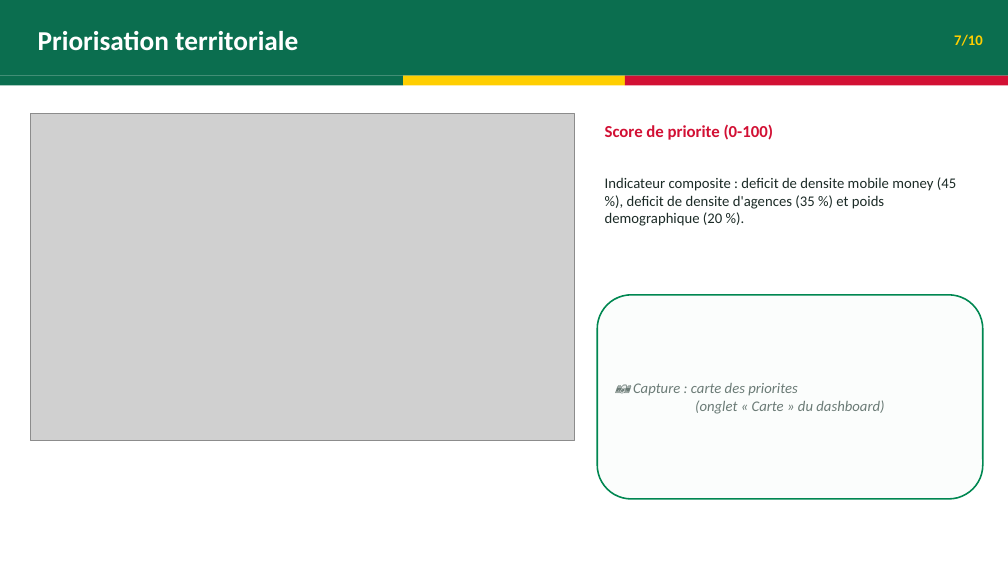
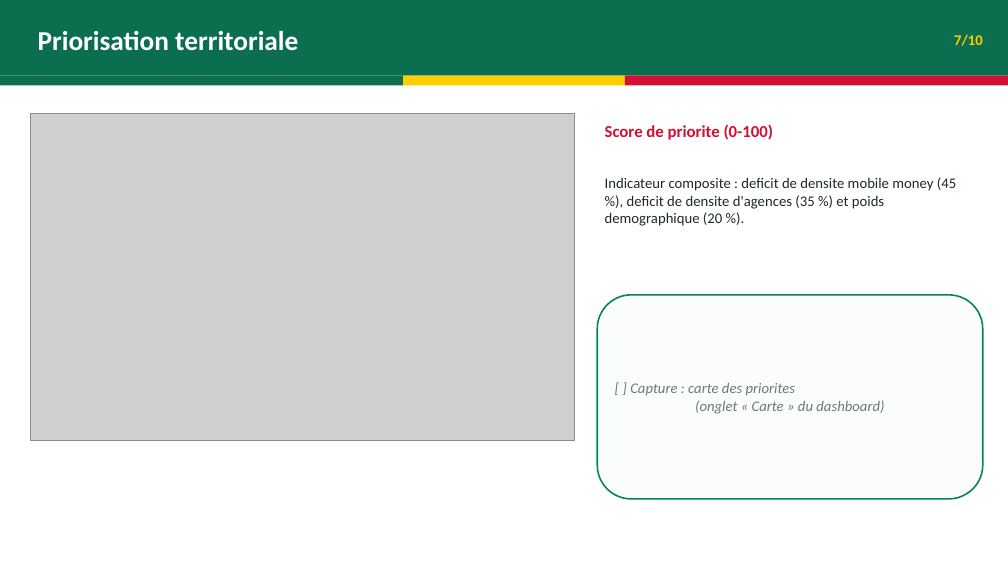
Before and after one commit to SEKOUKodjo/AKOMEA, a slide deck: slide 7 of dashboard_econ_num/rapport/Presentation_Economie_Numerique_Togo.pptx. Drawn at 1008x567 pixels with LibreOffice and Linux fonts; fonts in the diff are those of the drawing; grey boxes stand for pictures. Boxes give left, top, right and bottom in pixels: in the first picture for what was removed or moved away, otherwise in the second. Text is boxed around its words. In the diff, an @@ line names an element or a change of style, - is before the commit and + after.

```diff
--- a/dashboard_econ_num/rapport/Presentation_Economie_Numerique_Togo.pptx
+++ b/dashboard_econ_num/rapport/Presentation_Economie_Numerique_Togo.pptx
@@ text in rounded rectangle at box(630, 383, 884, 414): text changed @@
-📷 Capture : carte des priorites
-(onglet « Carte » du dashboard)
+[ ] Capture : carte des priorites
+(onglet « Carte » du dashboard)
```
Also in this commit, not shown: 1 other slide changed, 7 other files.
